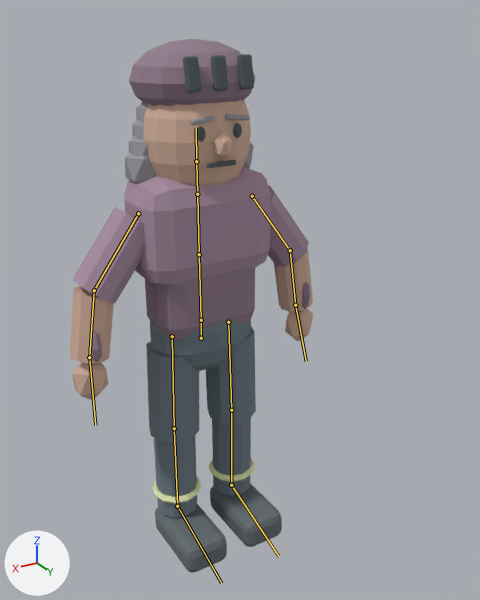
A saved change to the glTF model public/models/characters/maeve-costa.glb.
Rendered twice from a camera (50 mm lens) standing at (1.11, 2.15, 2.14) and looking at (-0.09, 0.15, 1.13). The axes (+X, +Y, +Z) are drawn at lower left. The lights are the same throughout. The first picture is the older version. The bones that change, and the others that lie on the model, are drawn over the model as lines.

Objects in the first picture: 'maeve-survivor-mesh'.
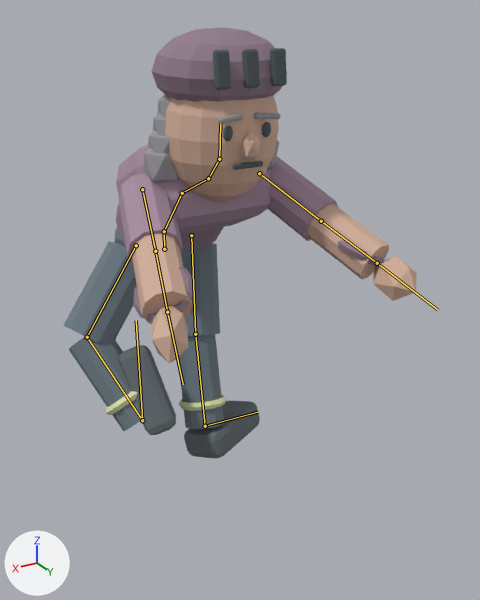
The newer file adds an action. The first version stands in its rest pose; the second is drawn at frame 40 of the action 'maeve_BikeRide'.

Edits to the bpy script that builds the scene:
```text
Change bone_pelvis:
    where bone_pelvis = bpy.data.objects['maeve-survivor-rig'].pose.bones['Pelvis']  # child of 'Root'
    bone_pelvis.location: (0.0, 0.0, 0.0) -> (0.0, 0.285, 0.32)
    bone_pelvis.rotation_quaternion: (1.0, 0.0, 0.0, 0.0) -> (1.0, -0.02, 0.0, 0.0)  # degrees (0, 0, 0) -> degrees (-2, 0, 0)
Change bone_spine:
    where bone_spine = bpy.data.objects['maeve-survivor-rig'].pose.bones['Spine']  # child of 'Pelvis'
    bone_spine.rotation_quaternion: (1.0, 0.0, 0.0, 0.0) -> (0.939, -0.343, 0.0, 0.0)  # degrees (0, 0, 0) -> degrees (-40, 0, 0)
Change bone_chest:
    where bone_chest = bpy.data.objects['maeve-survivor-rig'].pose.bones['Chest']  # child of 'Spine'
    bone_chest.rotation_quaternion: (1.0, 0.0, 0.0, 0.0) -> (0.98, -0.199, 0.0, 0.0)  # degrees (0, 0, 0) -> degrees (-23, 0, 0)
Change bone_neck:
    where bone_neck = bpy.data.objects['maeve-survivor-rig'].pose.bones['Neck']  # child of 'Chest'
    bone_neck.rotation_quaternion: (1.0, 0.0, 0.0, 0.0) -> (0.985, 0.174, 0.0, 0.0)  # degrees (0, 0, 0) -> degrees (20, 0, 0)
Change bone_head:
    where bone_head = bpy.data.objects['maeve-survivor-rig'].pose.bones['Head']  # child of 'Neck'
    bone_head.rotation_quaternion: (1.0, 0.0, 0.0, 0.0) -> (0.936, 0.352, 0.0, 0.0)  # degrees (0, 0, 0) -> degrees (41, 0, 0)
Change bone_upperarm_l:
    where bone_upperarm_l = bpy.data.objects['maeve-survivor-rig'].pose.bones['UpperArm.L']  # child of 'Chest'
    bone_upperarm_l.rotation_quaternion: (1.0, 0.0, 0.0, 0.0) -> (0.55, 0.805, 0.146, 0.169)  # degrees (0, 0, 0) -> degrees (110, -6, 25)
Change bone_forearm_l:
    where bone_forearm_l = bpy.data.objects['maeve-survivor-rig'].pose.bones['Forearm.L']  # child of 'UpperArm.L'
    bone_forearm_l.rotation_quaternion: (1.0, 0.0, 0.0, 0.0) -> (0.972, 0.036, 0.007, -0.232)  # degrees (0, 0, 0) -> degrees (4, 2, -27)
Change bone_hand_l:
    where bone_hand_l = bpy.data.objects['maeve-survivor-rig'].pose.bones['Hand.L']  # child of 'Forearm.L'
    bone_hand_l.rotation_quaternion: (1.0, 0.0, 0.0, 0.0) -> (0.992, -0.115, 0.005, -0.049)  # degrees (0, 0, 0) -> degrees (-13, 0, -6)
Change bone_upperarm_r:
    where bone_upperarm_r = bpy.data.objects['maeve-survivor-rig'].pose.bones['UpperArm.R']  # child of 'Chest'
    bone_upperarm_r.rotation_quaternion: (1.0, 0.0, 0.0, 0.0) -> (-0.145, -0.17, -0.551, -0.804)  # degrees (0, 0, 0) -> degrees (70, -6, 155)
Change bone_forearm_r:
    where bone_forearm_r = bpy.data.objects['maeve-survivor-rig'].pose.bones['Forearm.R']  # child of 'UpperArm.R'
    bone_forearm_r.rotation_quaternion: (1.0, 0.0, 0.0, 0.0) -> (0.972, 0.036, -0.007, 0.232)  # degrees (0, 0, 0) -> degrees (4, -2, 27)
Change bone_hand_r:
    where bone_hand_r = bpy.data.objects['maeve-survivor-rig'].pose.bones['Hand.R']  # child of 'Forearm.R'
    bone_hand_r.rotation_quaternion: (1.0, 0.0, 0.0, 0.0) -> (0.992, -0.115, -0.005, 0.049)  # degrees (0, 0, 0) -> degrees (-13, 0, 6)
Change bone_thigh_l:
    where bone_thigh_l = bpy.data.objects['maeve-survivor-rig'].pose.bones['Thigh.L']  # child of 'Pelvis'
    bone_thigh_l.rotation_quaternion: (1.0, 0.0, 0.0, 0.0) -> (-0.832, 0.039, 0.433, 0.344)  # degrees (0, 0, 0) -> degrees (21, -48, -54)
Change bone_shin_l:
    where bone_shin_l = bpy.data.objects['maeve-survivor-rig'].pose.bones['Shin.L']  # child of 'Thigh.L'
    bone_shin_l.rotation_quaternion: (1.0, 0.0, 0.0, 0.0) -> (0.863, 0.504, -0.01, 0.023)  # degrees (0, 0, 0) -> degrees (61, -2, 2)
Change bone_foot_l:
    where bone_foot_l = bpy.data.objects['maeve-survivor-rig'].pose.bones['Foot.L']  # child of 'Shin.L'
    bone_foot_l.rotation_quaternion: (1.0, 0.0, 0.0, 0.0) -> (0.793, 0.609, -0.002, 0.011)  # degrees (0, 0, 0) -> degrees (75, -1, 1)
Change bone_thigh_r:
    where bone_thigh_r = bpy.data.objects['maeve-survivor-rig'].pose.bones['Thigh.R']  # child of 'Pelvis'
    bone_thigh_r.rotation_quaternion: (1.0, 0.0, 0.0, 0.0) -> (0.533, 0.024, -0.818, -0.217)  # degrees (0, 0, 0) -> degrees (-48, -121, 32)
Change bone_shin_r:
    where bone_shin_r = bpy.data.objects['maeve-survivor-rig'].pose.bones['Shin.R']  # child of 'Thigh.R'
    bone_shin_r.rotation_quaternion: (1.0, 0.0, 0.0, 0.0) -> (0.999, 0.032, 0.001, -0.002)  # degrees (0, 0, 0) -> degrees (4, 0, 0)
Change bone_foot_r:
    where bone_foot_r = bpy.data.objects['maeve-survivor-rig'].pose.bones['Foot.R']  # child of 'Shin.R'
    bone_foot_r.rotation_quaternion: (1.0, 0.0, 0.0, 0.0) -> (0.996, 0.086, 0.0, -0.001)  # degrees (0, 0, 0) -> degrees (10, 0, 0)
```

Boxes (x1, y1, x2, y2) around the edits, measured in the pictures (480 x 600 px):
'maeve-survivor-mesh', posed (45% wider, 19% shorter): before (70, 39, 313, 573); after (63, 27, 417, 459)
bone 'Pelvis', root to tip: before (201, 338) to (201, 320); after (164, 249) to (164, 231)
bone 'Spine', root to tip: before (201, 320) to (199, 254); after (164, 231) to (182, 193)
bone 'Chest', root to tip: before (199, 254) to (197, 194); after (182, 193) to (208, 178)
bone 'Neck', root to tip: before (197, 194) to (196, 161); after (208, 178) to (219, 159)
bone 'Head', root to tip: before (196, 161) to (196, 128); after (219, 159) to (220, 123)
bone 'UpperArm.L', root to tip: before (138, 213) to (94, 290); after (142, 189) to (155, 251)
bone 'Forearm.L', root to tip: before (94, 290) to (89, 357); after (155, 251) to (167, 312)
bone 'Hand.L', root to tip: before (89, 357) to (95, 425); after (167, 312) to (183, 384)
bone 'UpperArm.R', root to tip: before (252, 196) to (290, 250); after (259, 173) to (321, 221)
bone 'Forearm.R', root to tip: before (290, 250) to (295, 305); after (321, 221) to (377, 263)
bone 'Hand.R', root to tip: before (295, 305) to (306, 361); after (377, 263) to (438, 310)
bone 'Thigh.L', root to tip: before (172, 336) to (174, 428); after (136, 245) to (87, 337)
bone 'Shin.L', root to tip: before (174, 428) to (177, 506); after (87, 337) to (142, 420)
bone 'Foot.L', root to tip: before (177, 506) to (221, 583); after (142, 420) to (136, 320)
bone 'Thigh.R', root to tip: before (228, 322) to (231, 410); after (191, 235) to (195, 334)
bone 'Shin.R', root to tip: before (231, 410) to (231, 485); after (195, 334) to (205, 426)
bone 'Foot.R', root to tip: before (231, 485) to (279, 556); after (205, 426) to (257, 412)
